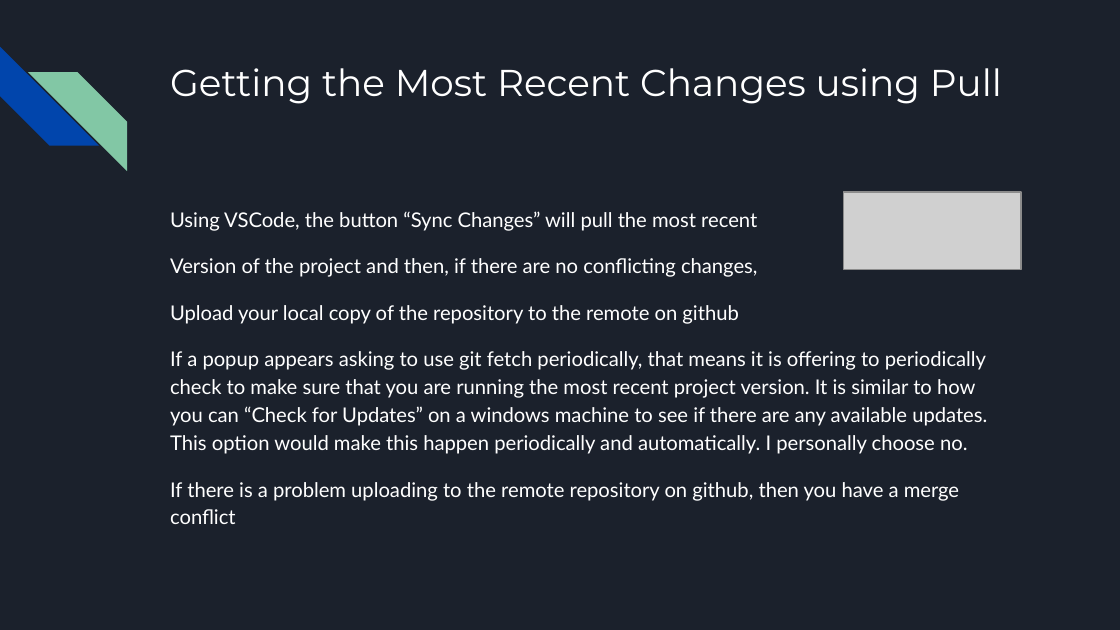
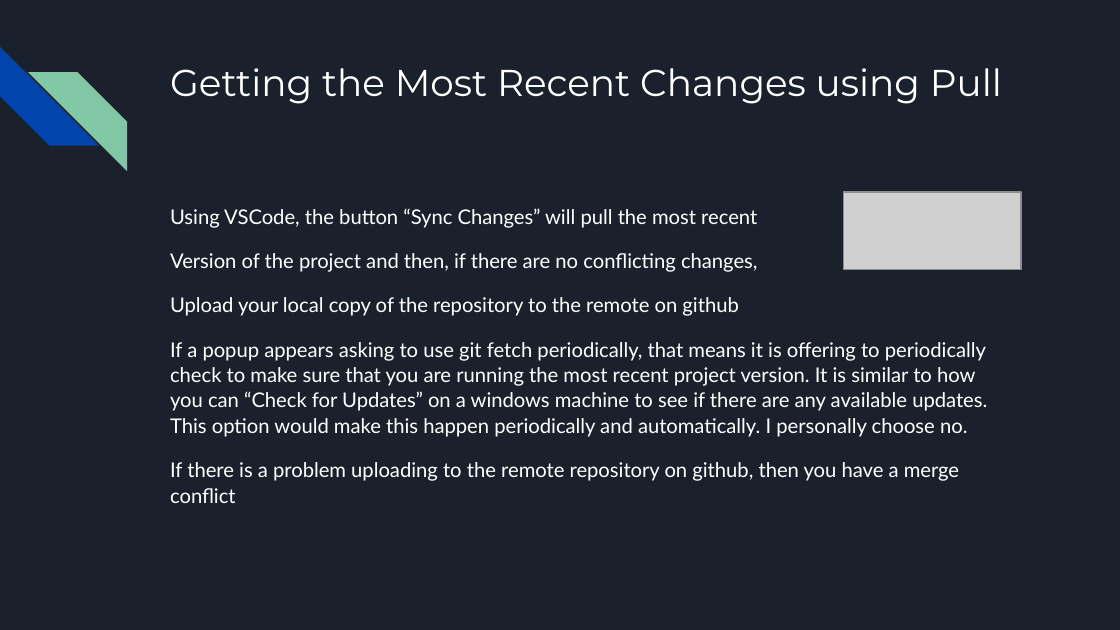
Before and after one commit to sideOfLentils/polygon-plots, a slide deck: slide 28 of Git & Github Tutorial.pptx. Drawn at 1120x630 pixels with LibreOffice and Linux fonts; fonts in the diff are those of the drawing; grey boxes stand for pictures. Boxes give left, top, right and bottom in pixels: in the first picture for what was removed or moved away, otherwise in the second. Text is boxed around its words. In the diff, an @@ line names an element or a change of style, - is before the commit and + after.

```diff
--- a/Git & Github Tutorial.pptx
+++ b/Git & Github Tutorial.pptx
@@ text "Using VSCode, the button “Sync ..." at [170, 208, 987, 503]: line spacing 1.15 to 1.05 @@
```
Also in this commit, not shown: 5 other slides changed.
